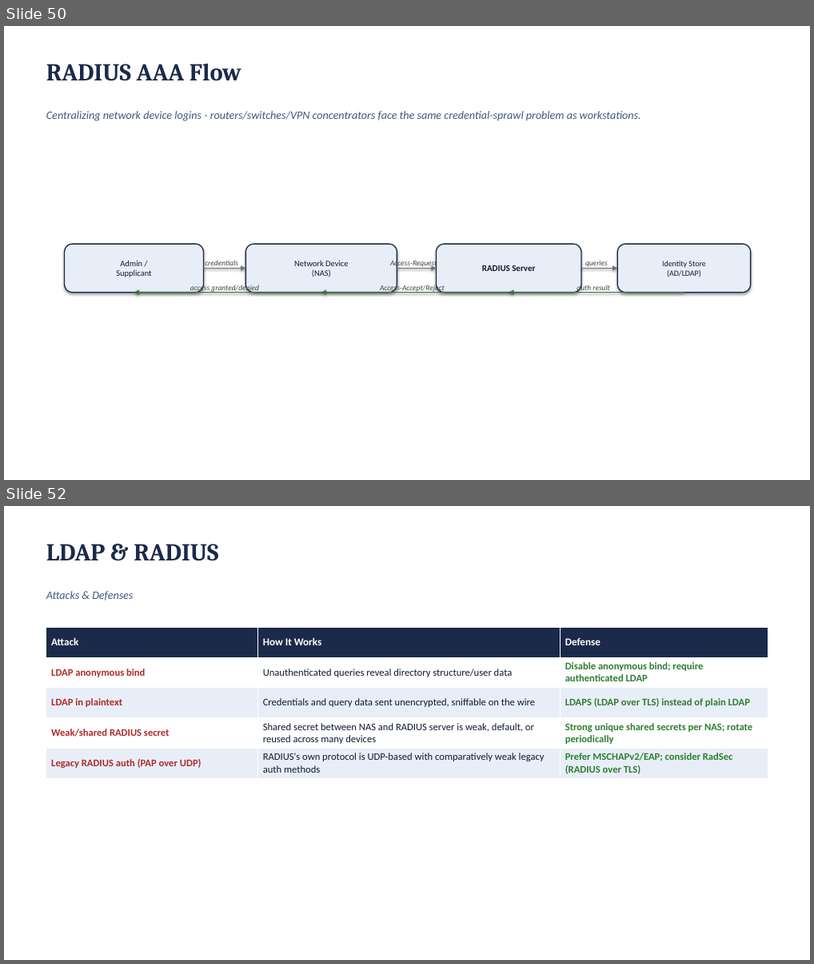
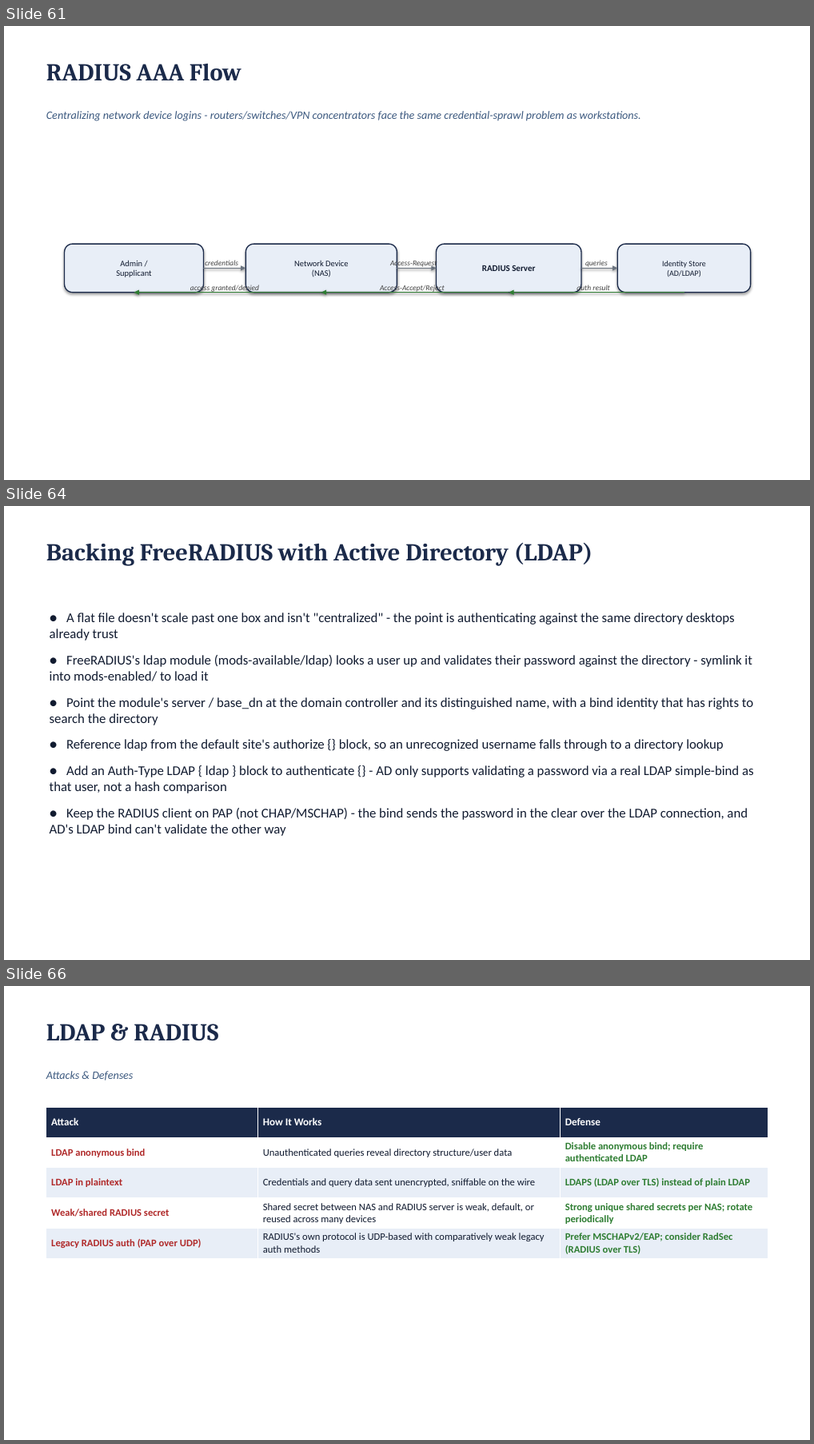
Before and after one commit to BYU-CYBER-444/byu-cyber-444.github.io, a slide deck: lectures/CYBER444_Week03_Windows_Server_Administration.pptx. Shown one above the other, each under a label of ours: slides 50 and 52 before the commit, slides 61, 64 and 66 after it; the slides between them are not shown. The pictures are 814x964 and 814x1444 pixels, drawn with LibreOffice and Linux fonts; fonts in the diff are those of the drawing. Boxes give left, top, right and bottom in pixels: in the first picture for what was removed or moved away, otherwise in the second. Text is boxed around its words. In the diff, an @@ line names an element or a change of style, - is before the commit and + after.

```diff
--- a/lectures/CYBER444_Week03_Windows_Server_Administration.pptx
+++ b/lectures/CYBER444_Week03_Windows_Server_Administration.pptx
@@ slide 64 added at box(4, 506, 810, 960), background #FFFFFF @@
@@ text added at box(46, 543, 594, 566), 29 pt, text #1B2A4A, bold @@
+Backing FreeRADIUS with Active Directory (LDAP)
@@ text added at box(50, 612, 754, 836), 16 pt, text #111B30 @@
+● A flat file doesn't scale past one box and isn't "centralized" - the point is authenticating against the same directory desktops already trust
+● FreeRADIUS's ldap module (mods-available/ldap) looks a user up and validates their password against the directory - symlink it into mods-enabled/ to load it
+● Point the module's server / base_dn at the domain controller and its distinguished name, with a bind identity that has rights to search the directory
+● Reference ldap from the default site's authorize {} block, so an unrecognized username falls through to a directory lookup
+● Add an Auth-Type LDAP { ldap } block to authenticate {} - AD only supports validating a password via a real LDAP simple-bind as that user, not a hash comparison
+● Keep the RADIUS client on PAP (not CHAP/MSCHAP) - the bind sends the password in the clear over the LDAP connection, and AD's LDAP bind can't validate the other way
@@ what was slide 50 is now slide 61 @@
@@ what was slide 52 is now slide 66 @@
```
Also in this commit, not shown: 15 slides changed, 14 other slides added, 1 slide removed, 2 other files.
